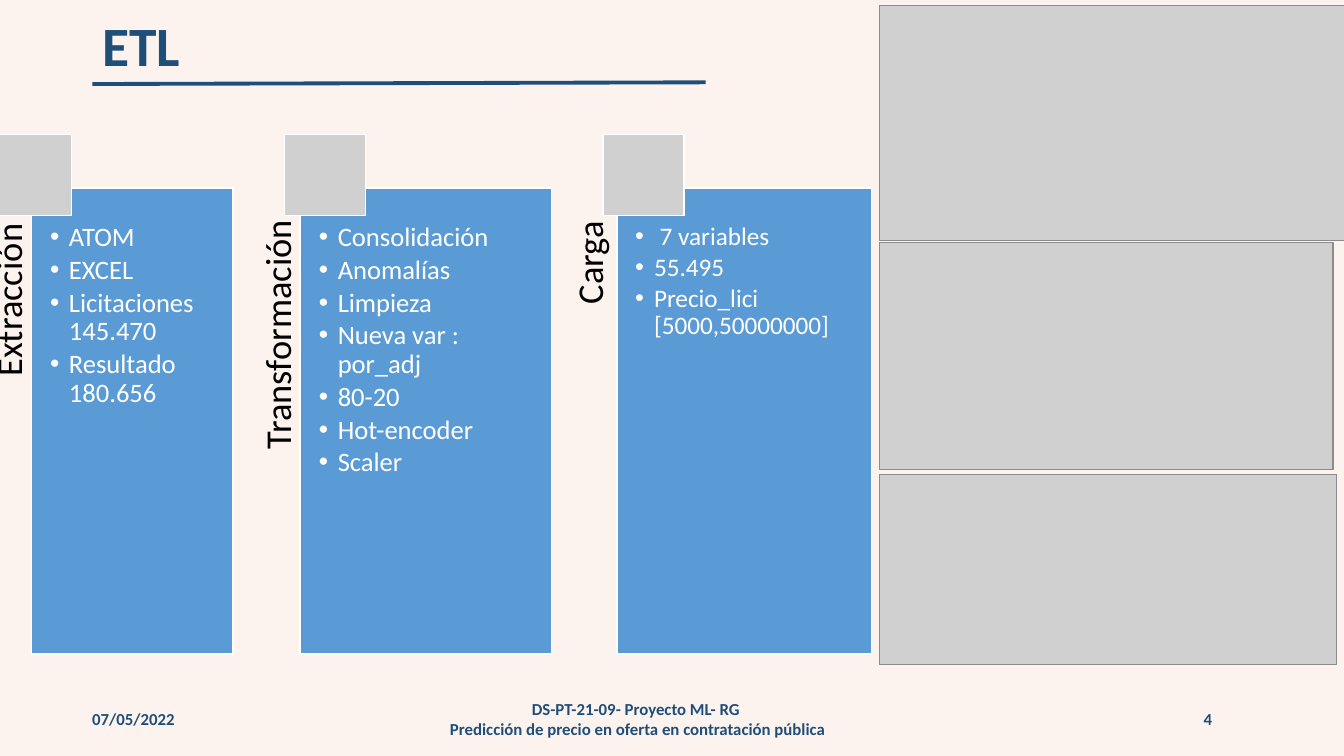
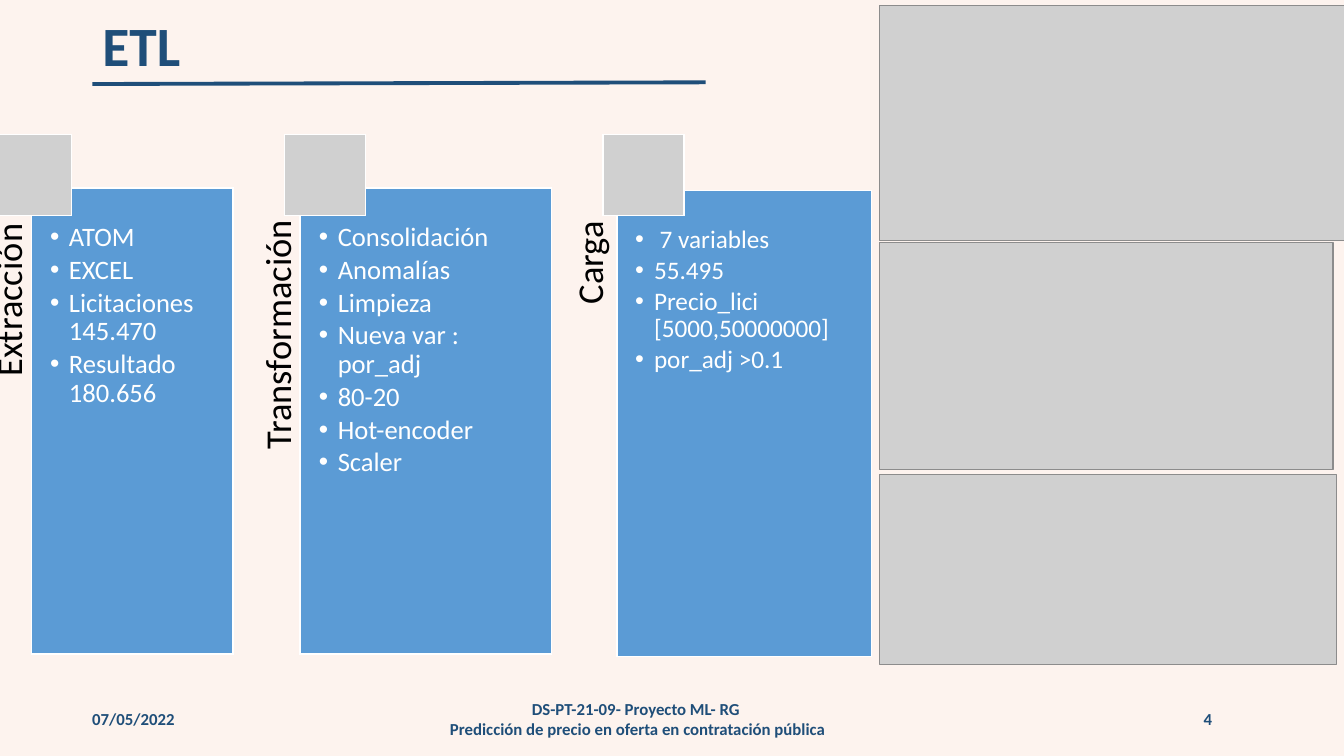
Before and after one commit to RAGMdE/Proyectos_TB, a slide deck: slide 4 of ml_proyect/PROYECTO ML.pptx. Drawn at 1344x756 pixels with LibreOffice and Linux fonts; fonts in the diff are those of the drawing; grey boxes stand for pictures; background and template pictures are left out. Boxes give left, top, right and bottom in pixels: in the first picture for what was removed or moved away, otherwise in the second. Text is boxed around its words. In the diff, an @@ line names an element or a change of style, - is before the commit and + after.

```diff
--- a/ml_proyect/PROYECTO ML.pptx
+++ b/ml_proyect/PROYECTO ML.pptx
@@ text at [654,350,783,373]: paragraph added @@
+  • por_adj >0.1
```
Also in this commit, not shown: 6 other files.
